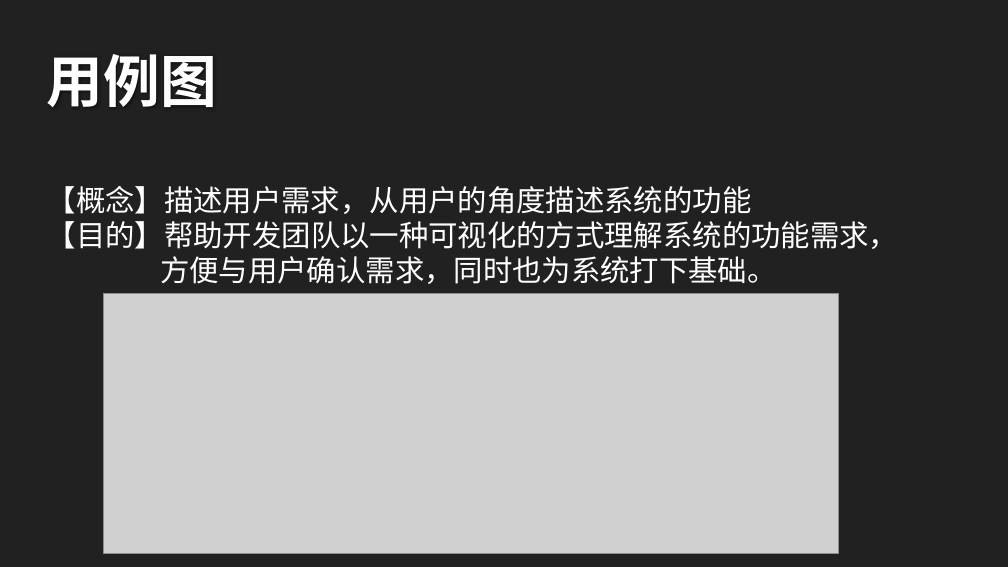
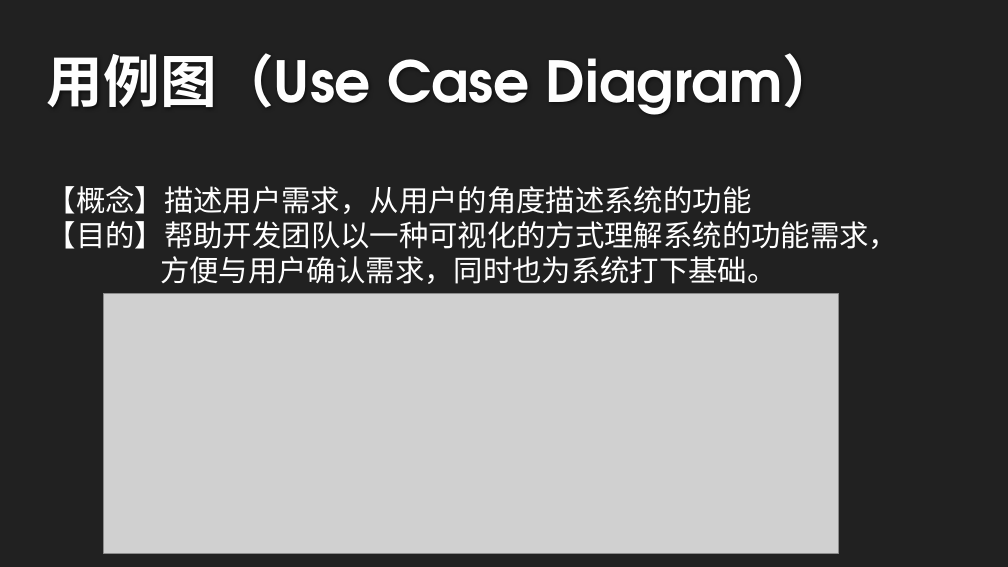
Before and after one commit to twn422/PRD2017, a slide deck: slide 3 of PRD-2017-G24/STW/非受控文件/翻转课堂作业/UML基础1/UML基础Ⅰ.pptx. Drawn at 1008x567 pixels with LibreOffice and Linux fonts; fonts in the diff are those of the drawing; grey boxes stand for pictures; background and template pictures are left out. Boxes give left, top, right and bottom in pixels: in the first picture for what was removed or moved away, otherwise in the second. Text is boxed around its words. In the diff, an @@ line names an element or a change of style, - is before the commit and + after.

```diff
--- a/PRD-2017-G24/STW/非受控文件/翻转课堂作业/UML基础1/UML基础Ⅰ.pptx
+++ b/PRD-2017-G24/STW/非受控文件/翻转课堂作业/UML基础1/UML基础Ⅰ.pptx
@@ title at (47, 53, 839, 115): text changed @@
-用例图
+用例图（Use Case Diagram）
```
Also in this commit, not shown: 6 other slides changed.
